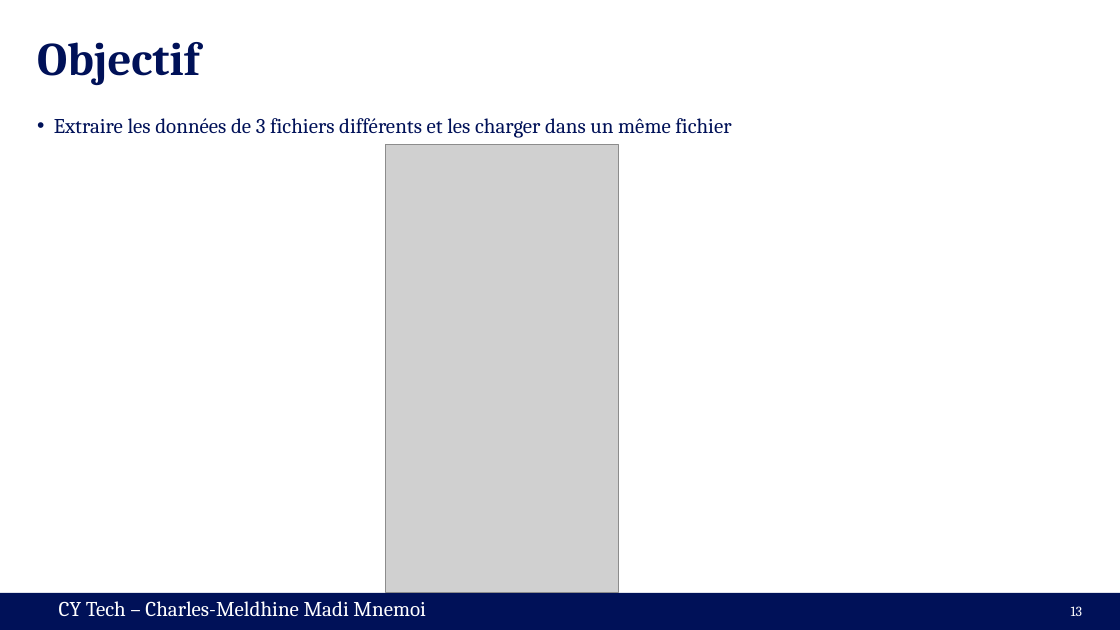
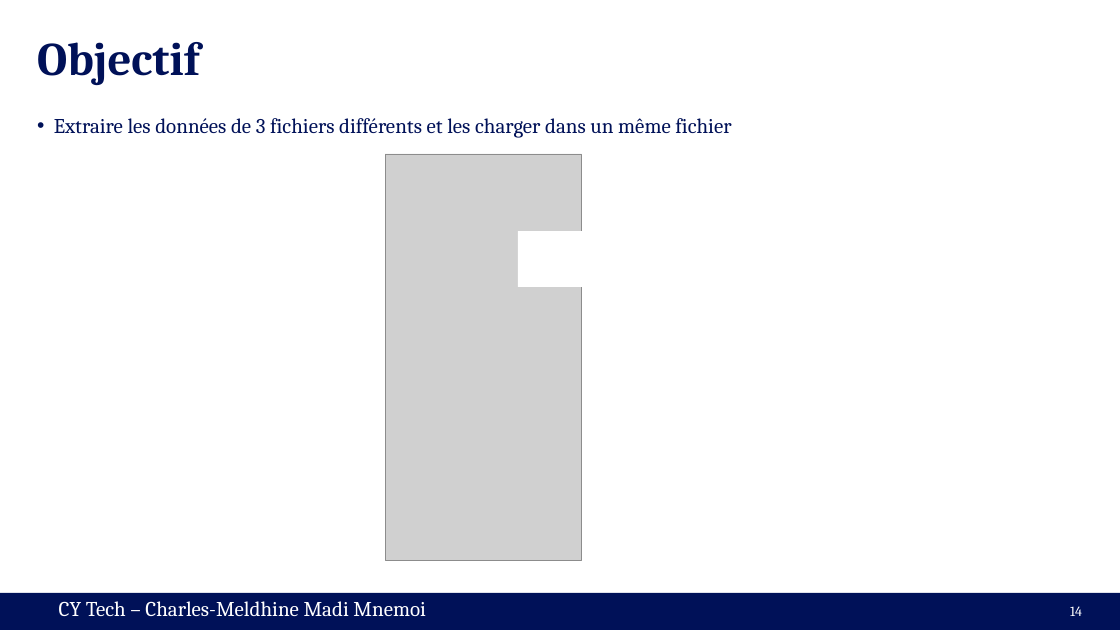
Before and after one commit to cmnemoi/cytech_sparks, a slide deck: slide 14 of presentation.pptx (slide 13 before the commit). Drawn at 1120x630 pixels with LibreOffice and Linux fonts; fonts in the diff are those of the drawing; grey boxes stand for pictures. Boxes give left, top, right and bottom in pixels: in the first picture for what was removed or moved away, otherwise in the second. Text is boxed around its words. In the diff, an @@ line names an element or a change of style, - is before the commit and + after.

```diff
--- a/presentation.pptx
+++ b/presentation.pptx
@@ picture: place and size @@
-picture at (385, 144, 619, 593)
+picture at (385, 154, 582, 560)
@@ rectangle added at (518, 231, 602, 287), fill #FFFFFF @@
@@ page number at (1070, 606, 1082, 616): text changed @@
-13
+14
```
Also in this commit, not shown: 5 other slides changed, 1 slide added.
